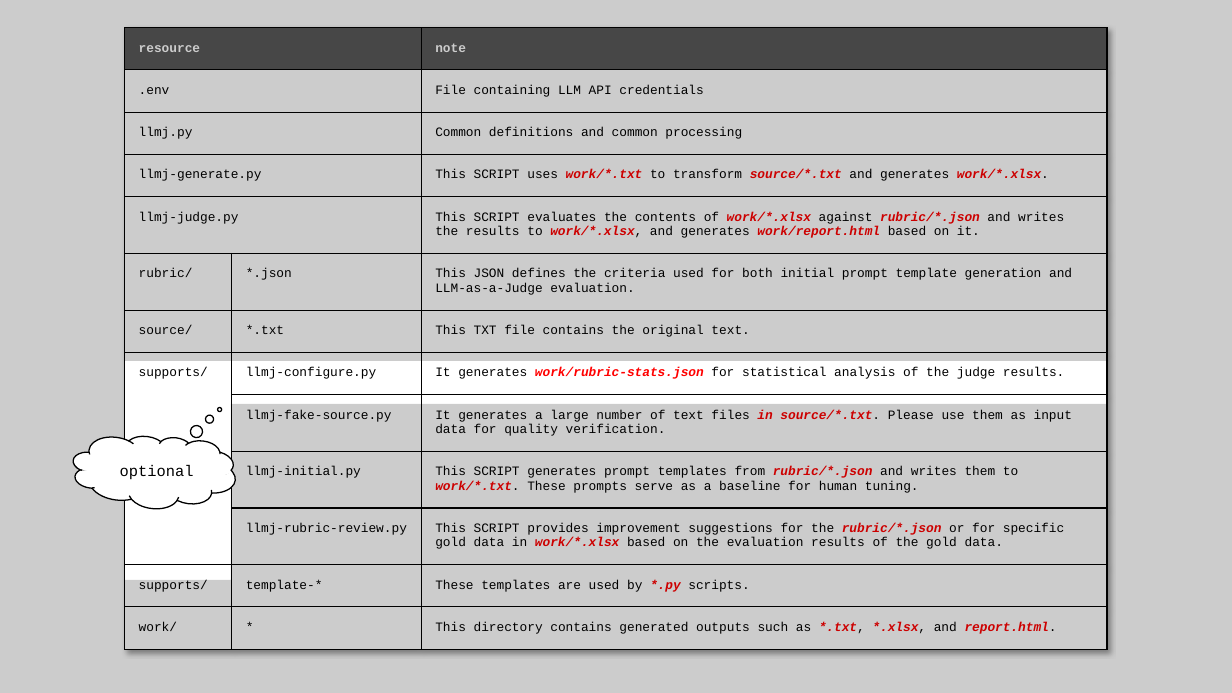
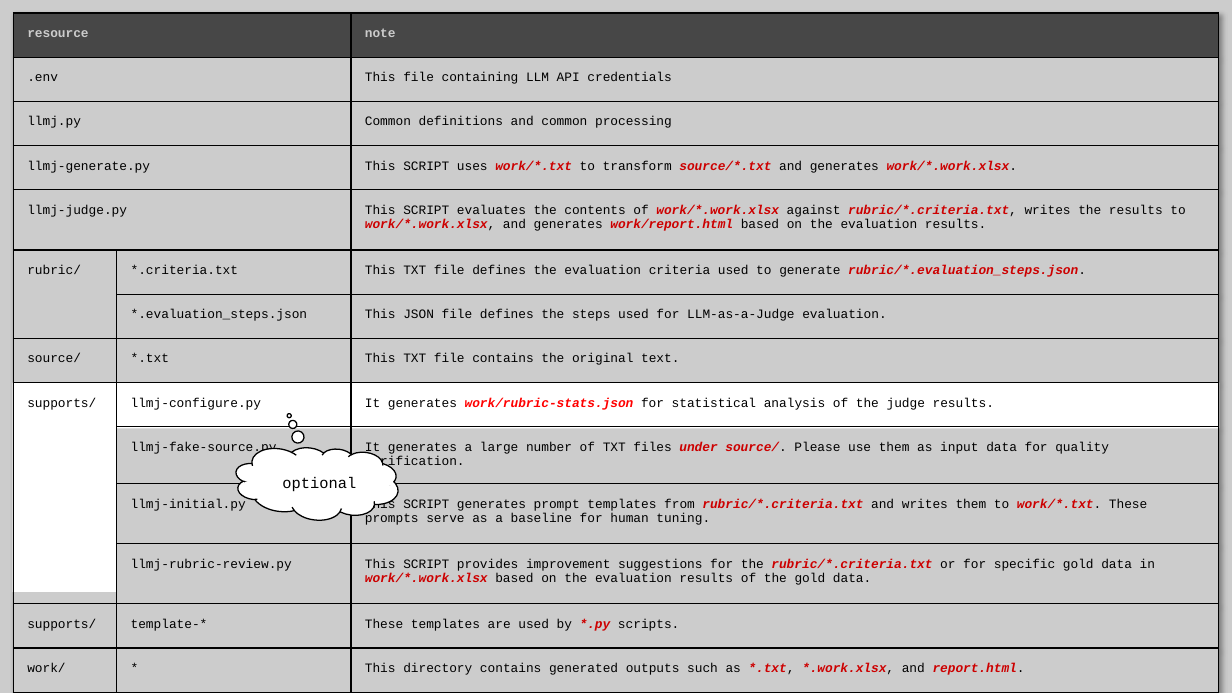
Before and after one commit to nakayama-kazuki/202x, a slide deck: slide 12 of tools/llm-as-a-judge/readme.pptx. Drawn at 1232x693 pixels with LibreOffice and Linux fonts; fonts in the diff are those of the drawing. Boxes give left, top, right and bottom in pixels: in the first picture for what was removed or moved away, otherwise in the second. Text is boxed around its words. In the diff, an @@ line names an element or a change of style, - is before the commit and + after.

Commit message:
fix related to rubric

```diff
--- a/tools/llm-as-a-judge/readme.pptx
+++ b/tools/llm-as-a-judge/readme.pptx
@@ freeform shape at (0, 0, 1232, 693): outline redrawn @@
@@ table at (14, 13, 1220, 680) @@
-row 2, column 3: File containing LLM API credentials
+row 2, column 3: This file containing LLM API credentials
-row 4: llmj-generate.py |  | This SCRIPT uses work/*.txt to transform source/*.txt and generates work/*.xlsx.
-row 5: llmj-judge.py |  | This SCRIPT evaluates the contents of work/*.xlsx against rubric/*.json and writes the results to work/*.xlsx, and generates work/report.html based on it.
-row 6: rubric/ | *.json | This JSON defines the criteria used for both initial prompt template generation and LLM-as-a-Judge evaluation.
+row 4: llmj-generate.py |  | This SCRIPT uses work/*.txt to transform source/*.txt and generates work/*.work.xlsx.
+row 5: llmj-judge.py |  | This SCRIPT evaluates the contents of work/*.work.xlsx against rubric/*.criteria.txt, writes the results to work/*.work.xlsx, and generates work/report.html based on the evaluation results.
+row 6: rubric/ | *.criteria.txt | This TXT file defines the evaluation criteria used to generate rubric/*.evaluation_steps.json.
+row 7:  | *.evaluation_steps.json | This JSON file defines the steps used for LLM-as-a-Judge evaluation.
-row 10, column 3: It generates a large number of text files in source/*.txt. Please use them as input data for quality verification.
+row 10, column 3: It generates a large number of TXT files under source/. Please use them as input data for quality verification.
-row 11, column 3: This SCRIPT generates prompt templates from rubric/*.json and writes them to work/*.txt. These prompts serve as a baseline for human tuning.
+row 11, column 3: This SCRIPT generates prompt templates from rubric/*.criteria.txt and writes them to work/*.txt. These prompts serve as a baseline for human tuning.
-row 12, column 3: This SCRIPT provides improvement suggestions for the rubric/*.json or for specific gold data in work/*.xlsx based on the evaluation results of the gold data.
+row 12, column 3: This SCRIPT provides improvement suggestions for the rubric/*.criteria.txt or for specific gold data in work/*.work.xlsx based on the evaluation results of the gold data.
-row 14, column 3: This directory contains generated outputs such as *.txt, *.xlsx, and report.html.
+row 14, column 3: This directory contains generated outputs such as *.txt, *.work.xlsx, and report.html.
@@ table: place and size @@
-table at (125, 28, 1107, 665)
+table at (14, 13, 1220, 680)
@@ 1 text, 1 rectangle, 1 thought cloud: place and size @@
-1 text, 1 rectangle, 1 thought cloud at (69, 426, 240, 517)
+1 text, 1 rectangle, 1 thought cloud at (232, 438, 403, 530)
@@ thought cloud at (232, 438, 403, 530): proportions changed @@
@@ rectangle removed at (82, 470, 92, 476) @@
@@ rectangle added at (383, 479, 394, 488), fill #FFFFFF @@
@@ rectangle at (245, 482, 255, 488): rotation 337 to 0 degrees @@
```
Also in this commit, not shown: 5 other slides changed, 1 slide added, 1 slide removed, 3 other files.
